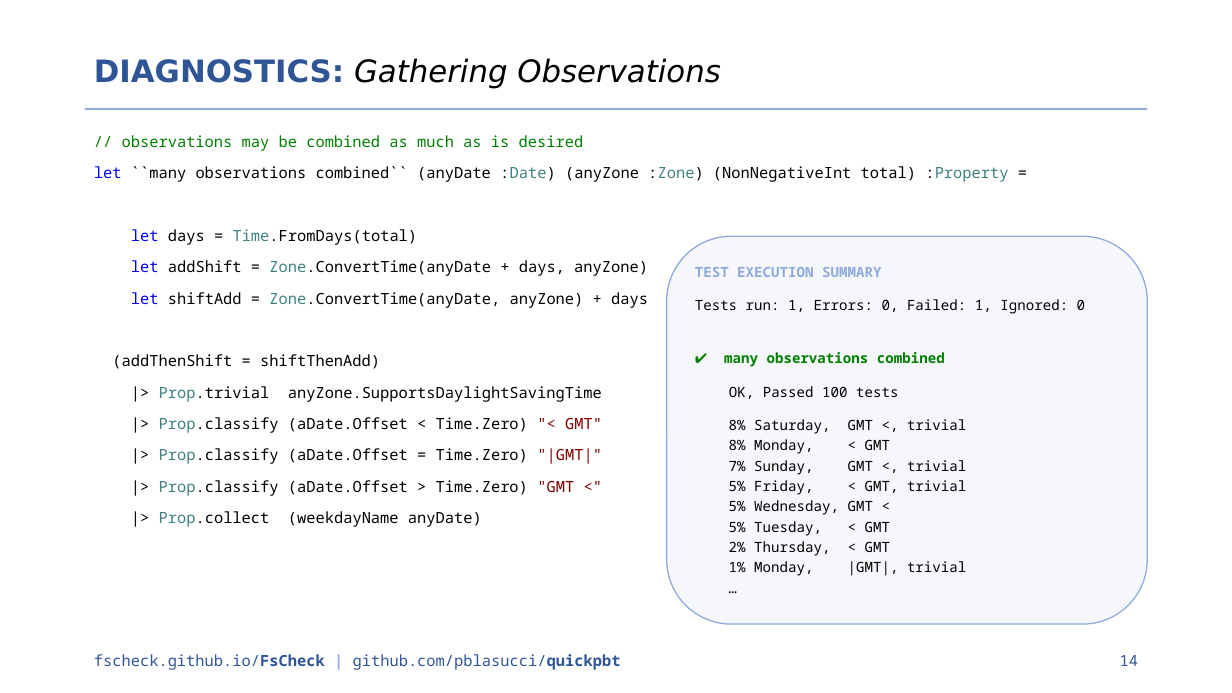
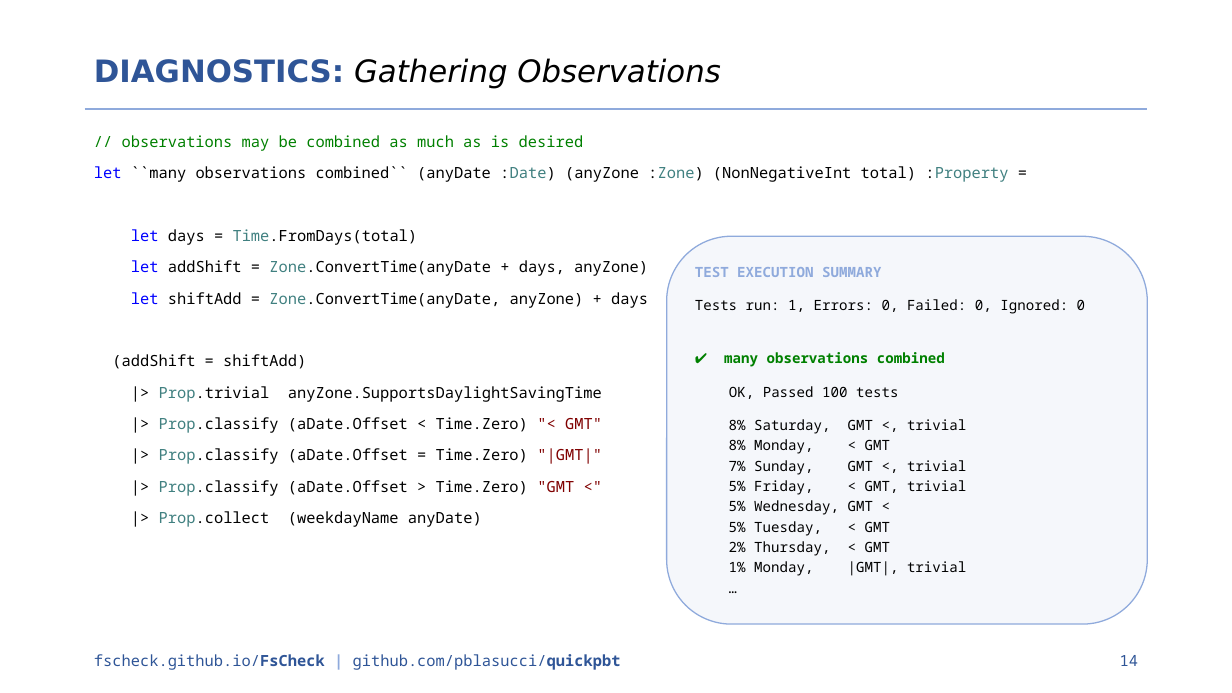
Before and after one commit to pblasucci/quickpbt, a slide deck: slide 14 of media/quickpbt.pptx. Drawn at 1232x693 pixels with LibreOffice and Linux fonts; fonts in the diff are those of the drawing. Boxes give left, top, right and bottom in pixels: in the first picture for what was removed or moved away, otherwise in the second. Text is boxed around its words. In the diff, an @@ line names an element or a change of style, - is before the commit and + after.

Commit message:
fixing typos in slide deck

```diff
--- a/media/quickpbt.pptx
+++ b/media/quickpbt.pptx
@@ text in rounded rectangle at bbox=[695, 299, 1085, 314]: text changed @@
-Tests run: 1, Errors: 0, Failed: 1, Ignored: 0
+Tests run: 1, Errors: 0, Failed: 0, Ignored: 0
@@ text at bbox=[112, 354, 306, 369]: text changed @@
-(addThenShift = shiftThenAdd)
+(addShift = shiftAdd)
```
Also in this commit, not shown: 7 other slides changed, 1 other file.
